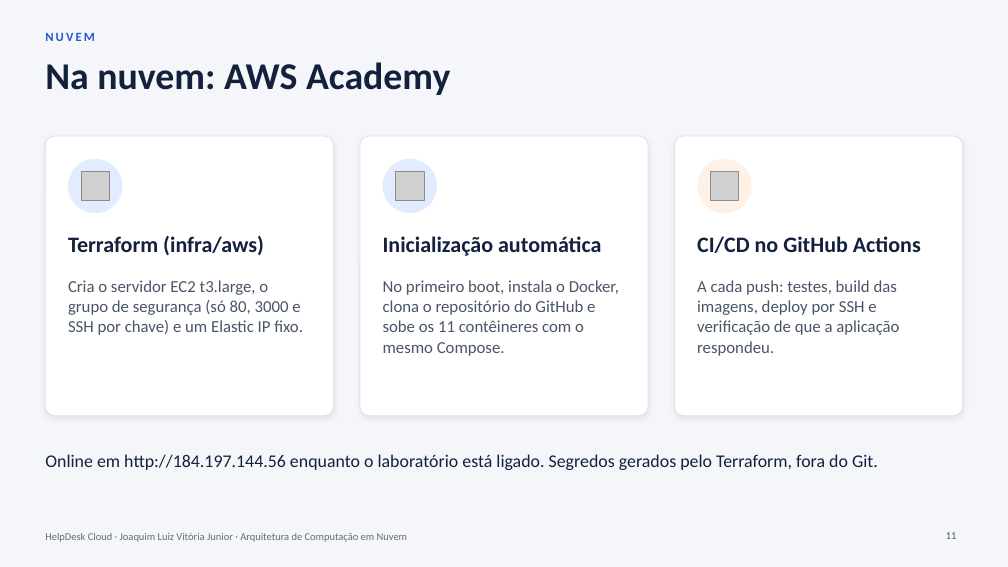
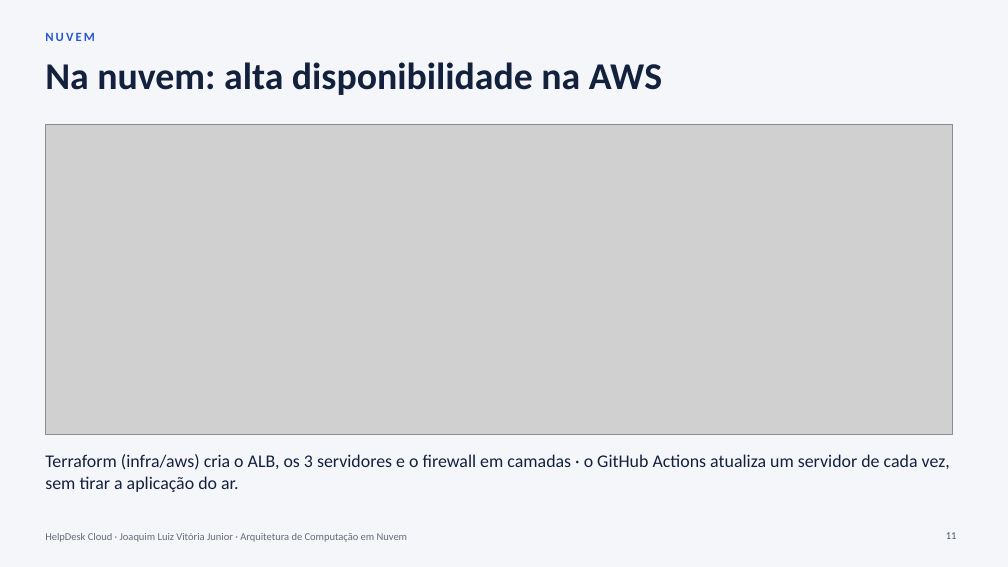
Before and after one commit to jlvjunior/HelpDesk, a slide deck: slide 11 of docs/apresentacao/HelpDesk-Cloud-Apresentacao.pptx. Drawn at 1008x567 pixels with LibreOffice and Linux fonts; fonts in the diff are those of the drawing; grey boxes stand for pictures. Boxes give left, top, right and bottom in pixels: in the first picture for what was removed or moved away, otherwise in the second. Text is boxed around its words. In the diff, an @@ line names an element or a change of style, - is before the commit and + after.

Commit message:
Alta disponibilidade na AWS

```diff
--- a/docs/apresentacao/HelpDesk-Cloud-Apresentacao.pptx
+++ b/docs/apresentacao/HelpDesk-Cloud-Apresentacao.pptx
@@ title at [45,62,662,95]: text changed @@
-Na nuvem: AWS Academy
+Na nuvem: alta disponibilidade na AWS
@@ rounded rectangle removed at [45,136,333,416] @@
@@ picture added at [45,125,953,435] @@
@@ rounded rectangle removed at [360,136,648,416] @@
@@ rounded rectangle removed at [675,136,963,416] @@
@@ ellipse removed at [68,159,123,213] @@
@@ picture removed at [81,172,109,200] @@
@@ ellipse removed at [383,159,437,213] @@
@@ picture removed at [395,172,423,200] @@
@@ ellipse removed at [697,159,752,213] @@
@@ picture removed at [710,172,738,200] @@
@@ text removed at [68,236,264,255] @@
-Terraform (infra/aws)
@@ text removed at [383,236,601,256] @@
-Inicialização automática
@@ text removed at [697,236,921,253] @@
-CI/CD no GitHub Actions
@@ text removed at [68,280,303,335] @@
-Cria o servidor EC2 t3.large, o grupo de segurança (só 80, 3000 e SSH por chave) e um Elastic IP fixo.
@@ text removed at [383,280,619,356] @@
-No primeiro boot, instala o Docker, clona o repositório do GitHub e sobe os 11 contêineres com o mesmo Compose.
@@ text removed at [697,280,899,356] @@
-A cada push: testes, build das imagens, deploy por SSH e verificação de que a aplicação respondeu.
@@ text at [45,454,950,492]: text changed @@
-Online em http://184.197.144.56 enquanto o laboratório está ligado. Segredos gerados pelo Terraform, fora do Git.
+Terraform (infra/aws) cria o ALB, os 3 servidores e o firewall em camadas · o GitHub Actions atualiza um servidor de cada vez, sem tirar a aplicação do ar.
```
Also in this commit, not shown: 4 other slides changed, 20 other files.
